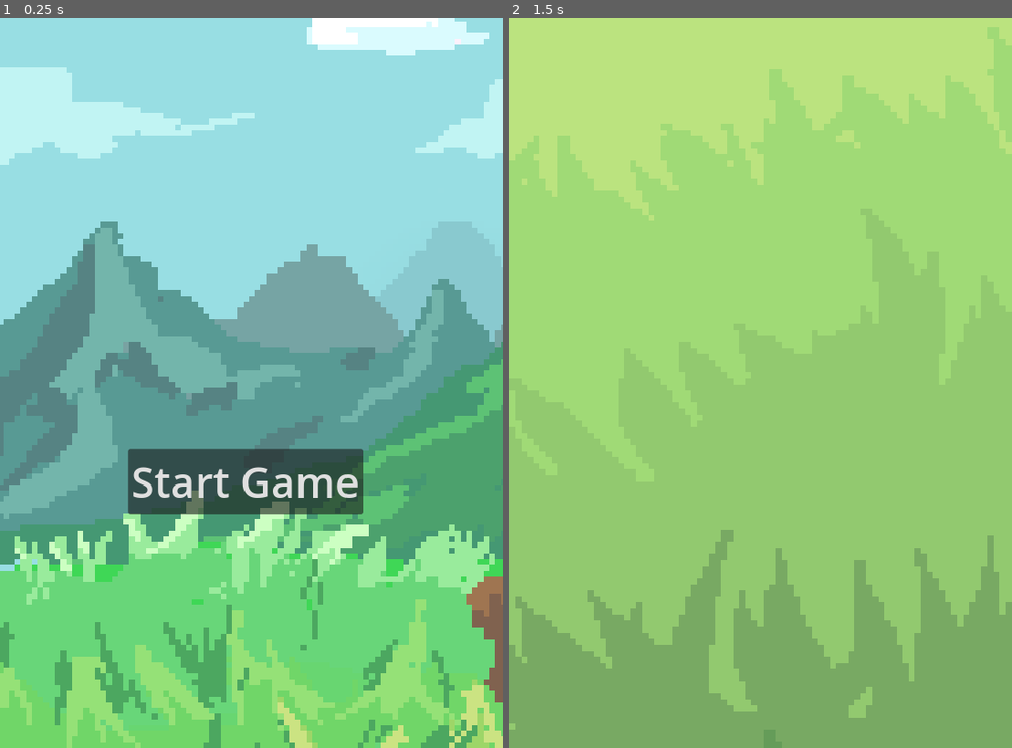
Above: before the commit, frames 1-2 (left to right).
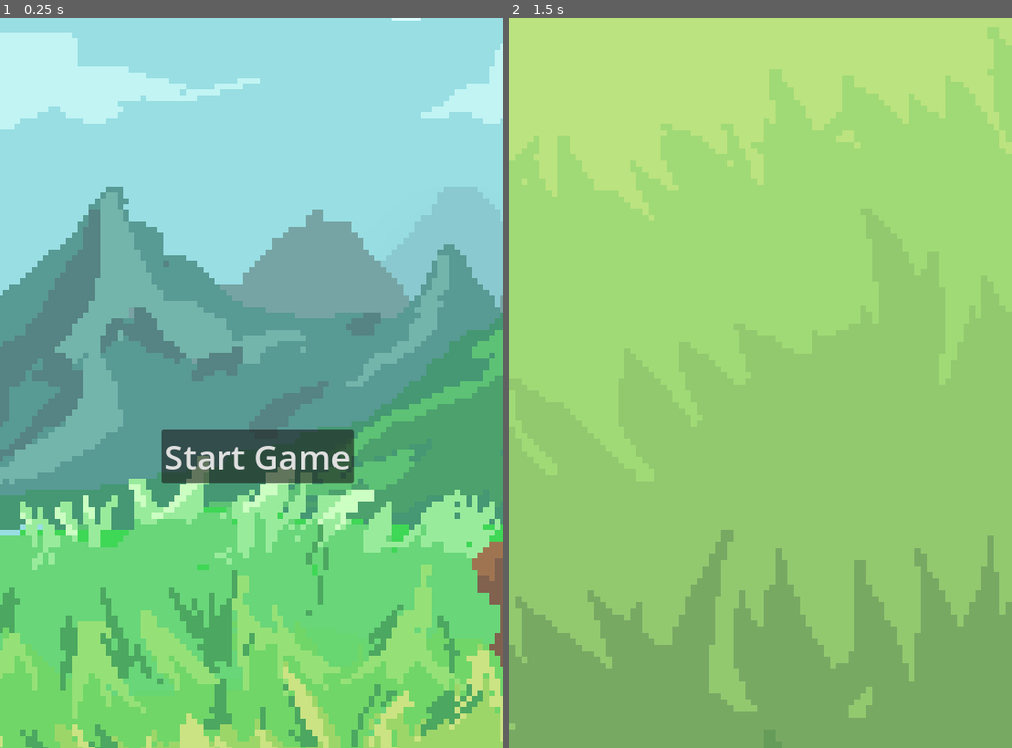
Above: after the commit, the same moments.

Repository: dwit729/biobattle
Game: Godot game, scene res://Scenes/main.tscn
Same seed, same stepped clock (60 frames per second), same inputs: the game is played once before the commit and once after it.
Inputs:
- Up to frame 1 (0.25 s): no input
- Up to frame 2 (1.5 s): click "Start Game" at 0.5 s; tap Enter at 1.25 s

The runs differ from the first frame. In frame 1, 44% of the frame differs, in the area x 0-100%, y 0-100%; in frame 2, nothing differs.

Commit message:
fixed orientation bug

Diff:
--- a/Scenes/main.tscn
+++ b/Scenes/main.tscn
@@ -3,21 +3,11 @@
 [ext_resource type="PackedScene" uid="uid://h7sdcrkagexi" path="res://Scenes/mainmenu.tscn" id="1_mn5du"]
 
 [node name="Main" type="Node2D"]
+position = Vector2(320, 448)
 
 [node name="Camera2D" type="Camera2D" parent="."]
-position = Vector2(321, 474)
+position = Vector2(-8, 24)
 
 [node name="CanvasLayer" type="CanvasLayer" parent="."]
 
 [node name="Mainmenu" parent="." instance=ExtResource("1_mn5du")]
-anchors_preset = 0
-anchor_left = 0.0
-anchor_top = 0.0
-anchor_right = 0.0
-anchor_bottom = 0.0
-offset_left = 312.595
-offset_top = 482.183
-offset_right = 312.595
-offset_bottom = 482.183
-grow_horizontal = 1
-grow_vertical = 1
--- a/Scenes/mainmenu.tscn
+++ b/Scenes/mainmenu.tscn
@@ -15,7 +15,7 @@
 script = ExtResource("1_u3xbw")
 
 [node name="Sprite2D" type="Sprite2D" parent="."]
-position = Vector2(4.99999, -61)
+position = Vector2(-4.00001, -74)
 scale = Vector2(7.365, 7.365)
 texture = ExtResource("1_5w1k6")
 
@@ -32,7 +32,7 @@
 offset_bottom = 134.0
 grow_horizontal = 2
 grow_vertical = 2
-theme_override_font_sizes/font_size = 54
+theme_override_font_sizes/font_size = 44
 text = "Start Game"
 
 [connection signal="pressed" from="Button" to="." method="_on_button_pressed"]
--- a/project.godot
+++ b/project.godot
@@ -21,6 +21,7 @@
 window/size/viewport_height=940
 window/stretch/mode="canvas_items"
 window/stretch/aspect="keep_width"
+window/handheld/orientation=1
 
 [rendering]
 
Not shown, changed: BioBattle.apk
Not shown, changed: BioBattle.apk.idsig
